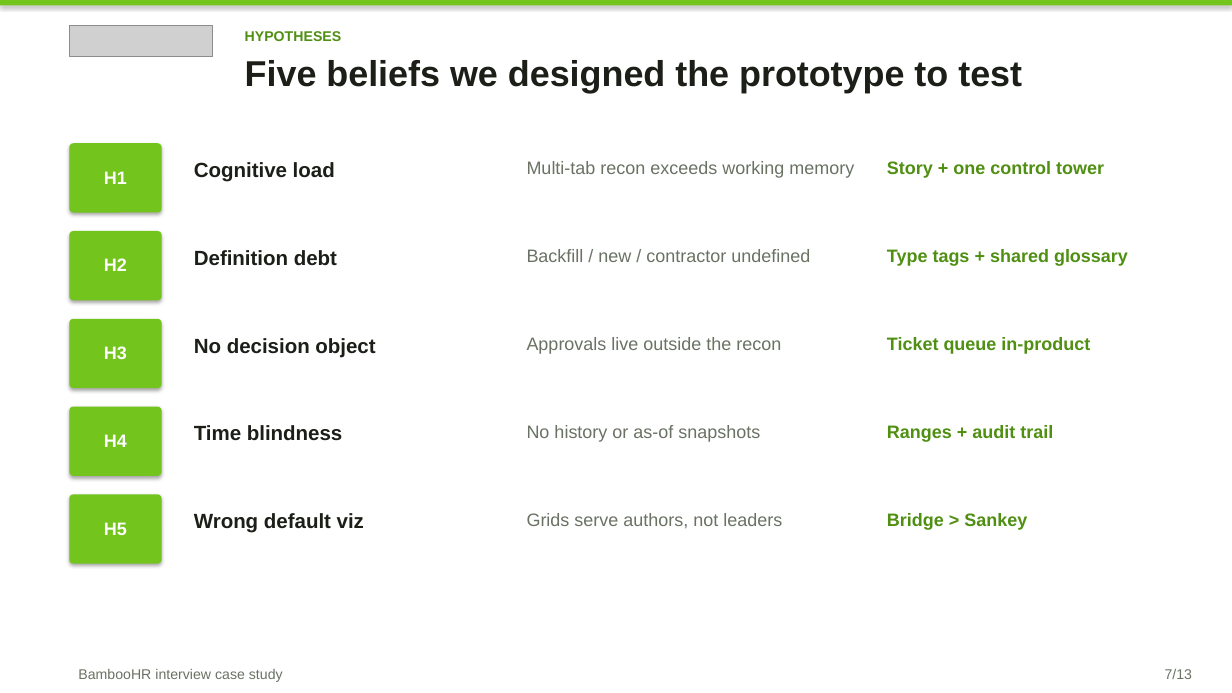
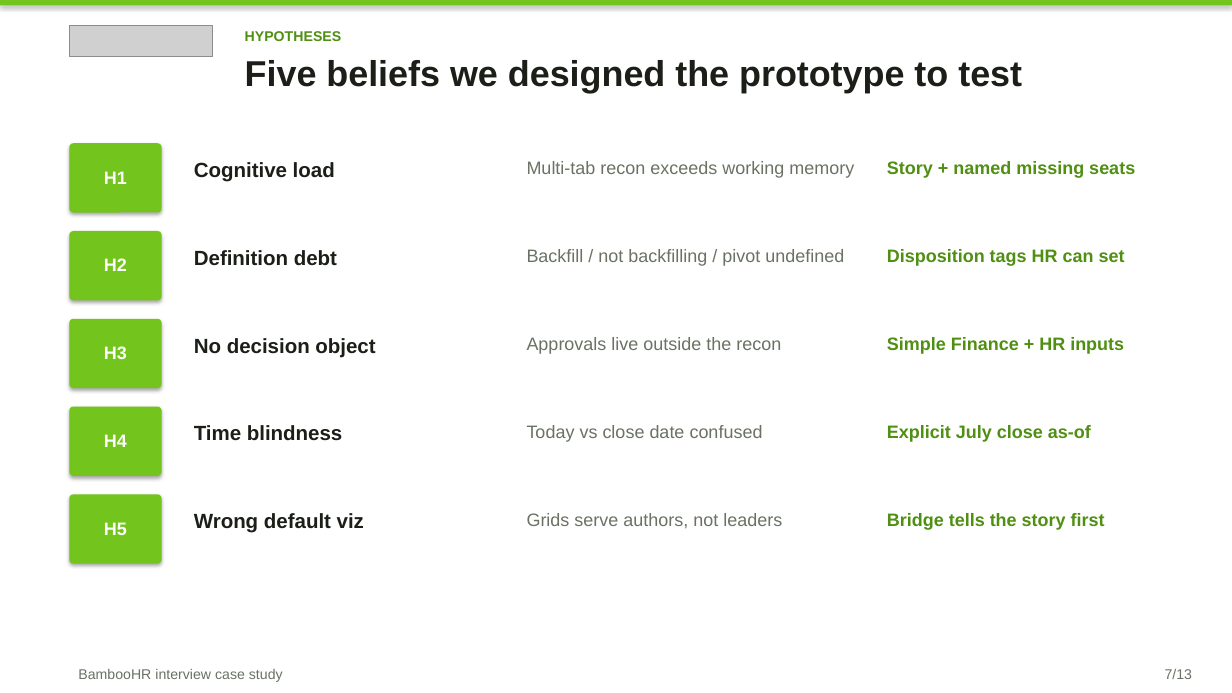
Before and after one commit to Brigdawg/Headcount-Reconciliation, a slide deck: slide 7 of deck/Headcount_Control_Tower_Case_Study.pptx. Drawn at 1232x693 pixels with LibreOffice and Linux fonts; fonts in the diff are those of the drawing; grey boxes stand for pictures. Boxes give left, top, right and bottom in pixels: in the first picture for what was removed or moved away, otherwise in the second. Text is boxed around its words. In the diff, an @@ line names an element or a change of style, - is before the commit and + after.

Commit message:
Incorporate Finance partner feedback into prototype and deck.
Name missing seats and as-of dates, add not-backfilling and pivot dispositions, drop contractors, and lead with the variance story for Finance and HR.

```diff
--- a/deck/Headcount_Control_Tower_Case_Study.pptx
+++ b/deck/Headcount_Control_Tower_Case_Study.pptx
@@ text at <box>887,161,1135,178</box>: text changed @@
-Story + one control tower
+Story + named missing seats
@@ text at <box>527,249,844,266</box>: text changed @@
-Backfill / new / contractor undefined
+Backfill / not backfilling / pivot undefined
@@ text at <box>887,249,1125,266</box>: text changed @@
-Type tags + shared glossary
+Disposition tags HR can set
@@ text at <box>887,337,1124,354</box>: text changed @@
-Ticket queue in-product
+Simple Finance + HR inputs
@@ text at <box>527,425,763,442</box>: text changed @@
-No history or as-of snapshots
+Today vs close date confused
@@ text at <box>887,425,1091,442</box>: text changed @@
-Ranges + audit trail
+Explicit July close as-of
@@ text at <box>887,513,1105,530</box>: text changed @@
-Bridge > Sankey
+Bridge tells the story first
```
Also in this commit, not shown: 6 other slides changed, 5 other files.
